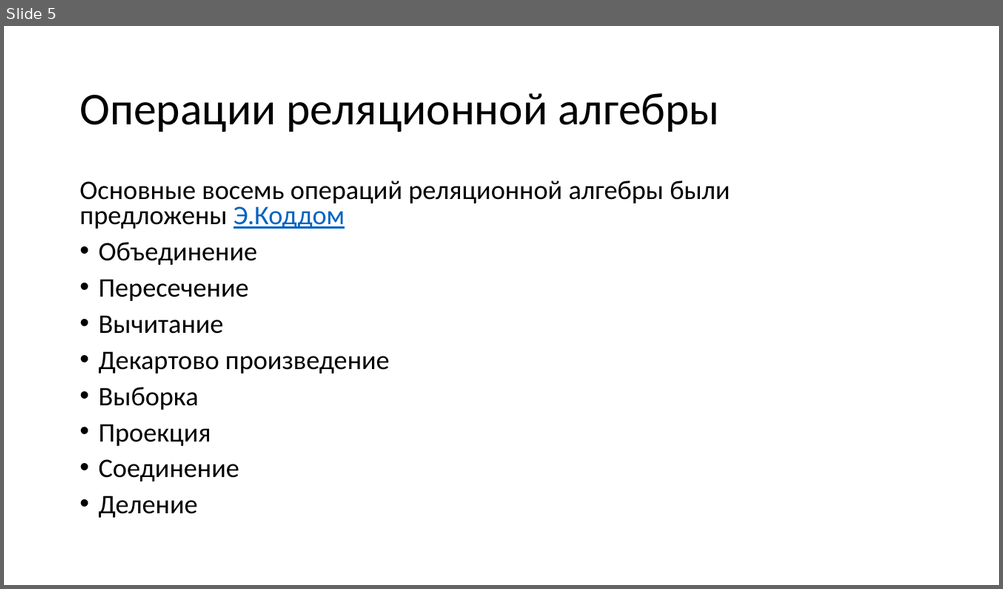
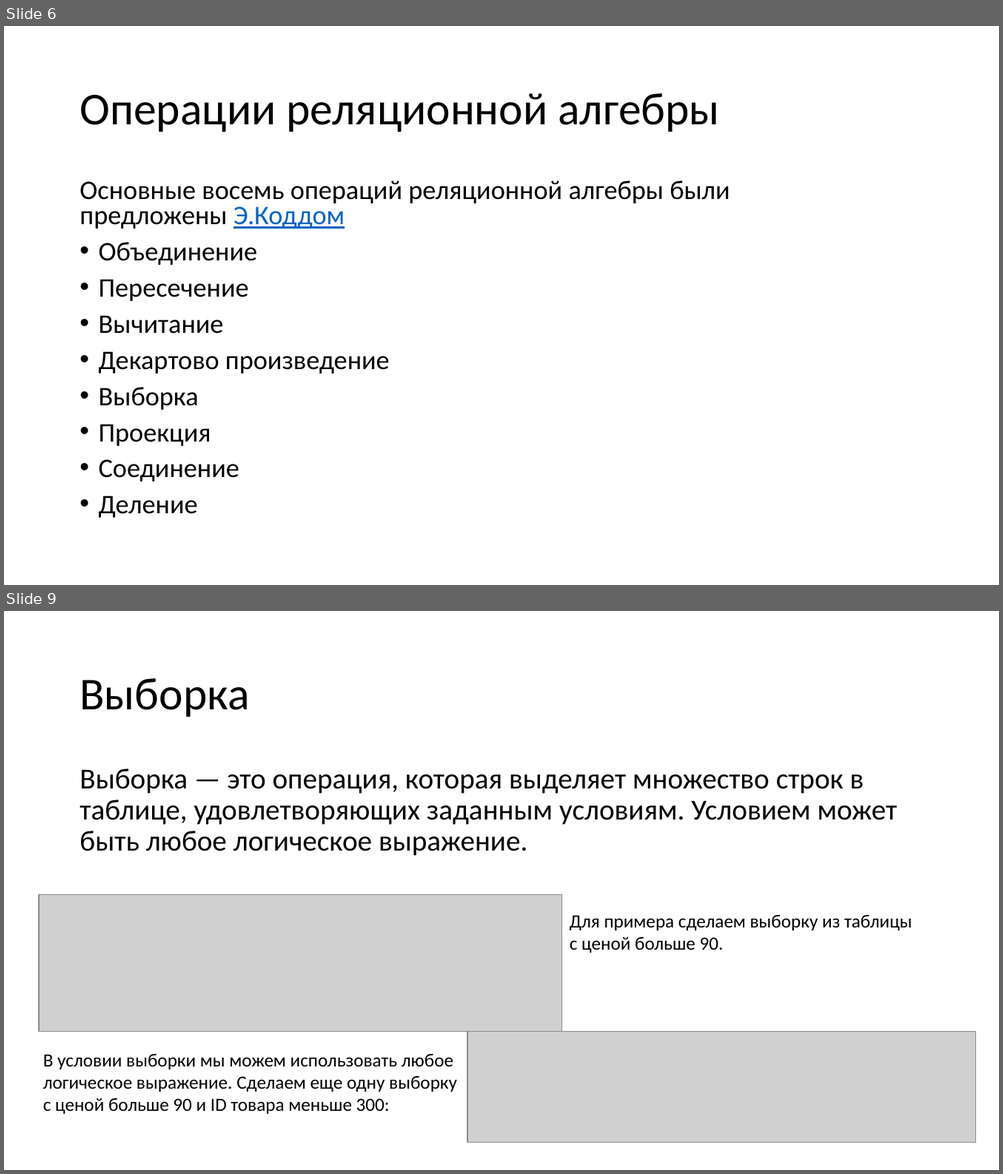
Before and after one commit to avdosev/DataBasePresentations, a slide deck: Реляционная Алгебра/Презентация.pptx. Shown one above the other, each under a label of ours: slide 5 before the commit, slides 6 and 9 after it; the slides between them are not shown. The pictures are 1003x589 and 1003x1174 pixels, drawn with LibreOffice and Linux fonts; fonts in the diff are those of the drawing; grey boxes stand for pictures. Boxes give left, top, right and bottom in pixels: in the first picture for what was removed or moved away, otherwise in the second. Text is boxed around its words. In the diff, an @@ line names an element or a change of style, - is before the commit and + after.

```diff
--- a/Реляционная Алгебра/Презентация.pptx
+++ b/Реляционная Алгебра/Презентация.pptx
@@ slide 9 added at bbox=[4, 611, 999, 1170], background #FFFFFF @@
@@ title added at bbox=[79, 678, 249, 717], 44 pt, text #000000 @@
+Выборка
@@ text added at bbox=[79, 769, 897, 856], 28 pt, text #000000 @@
+Выборка — это операция, которая выделяет множество строк в таблице, удовлетворяющих заданным условиям. Условием может быть любое логическое выражение.
@@ picture added at bbox=[39, 894, 562, 1031] @@
@@ text added at bbox=[569, 915, 912, 953], 18 pt, text #000000 @@
+Для примера сделаем выборку из таблицы с ценой больше 90.
@@ picture added at bbox=[467, 1032, 976, 1143] @@
@@ text added at bbox=[43, 1054, 457, 1114], 18 pt, text #000000 @@
+В условии выборки мы можем использовать любое логическое выражение. Сделаем еще одну выборку с ценой больше 90 и ID товара меньше 300:
@@ what was slide 5 is now slide 6 @@
```
Also in this commit, not shown: 2 slides changed, 10 other slides added, 5 slides removed.
